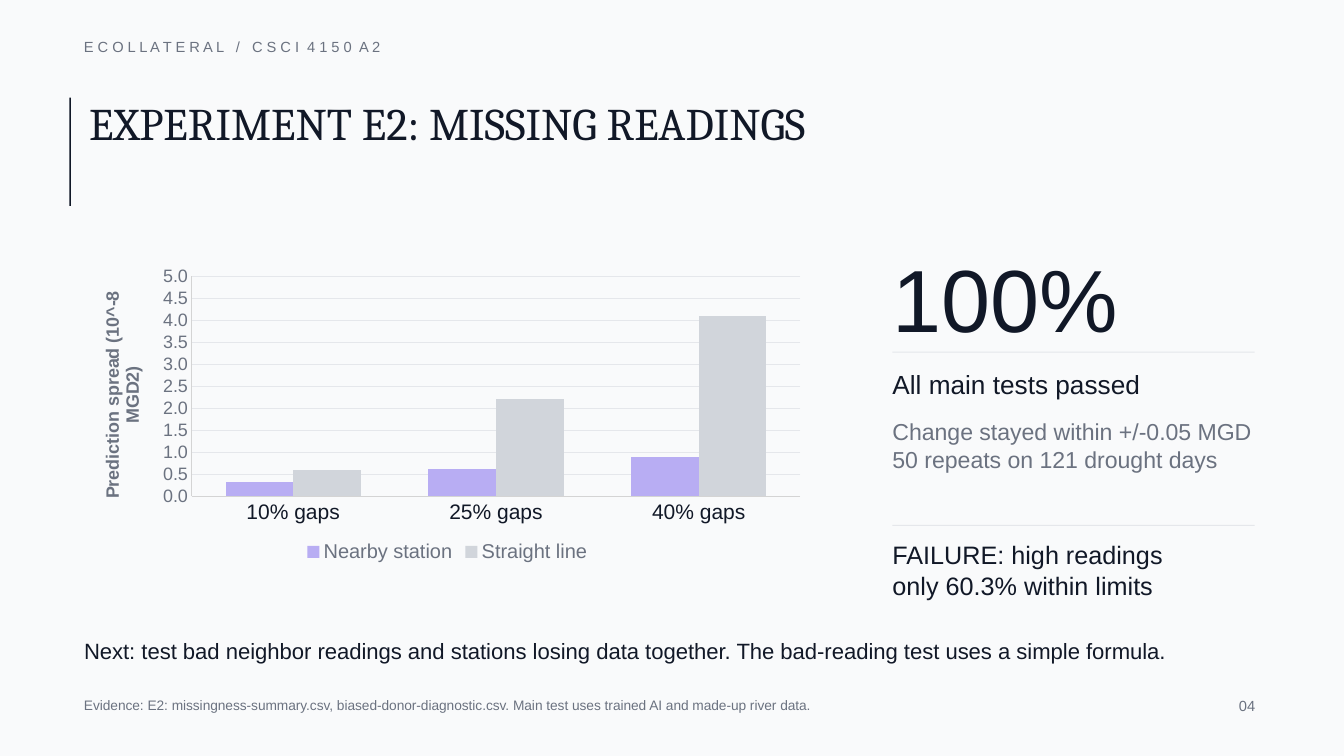
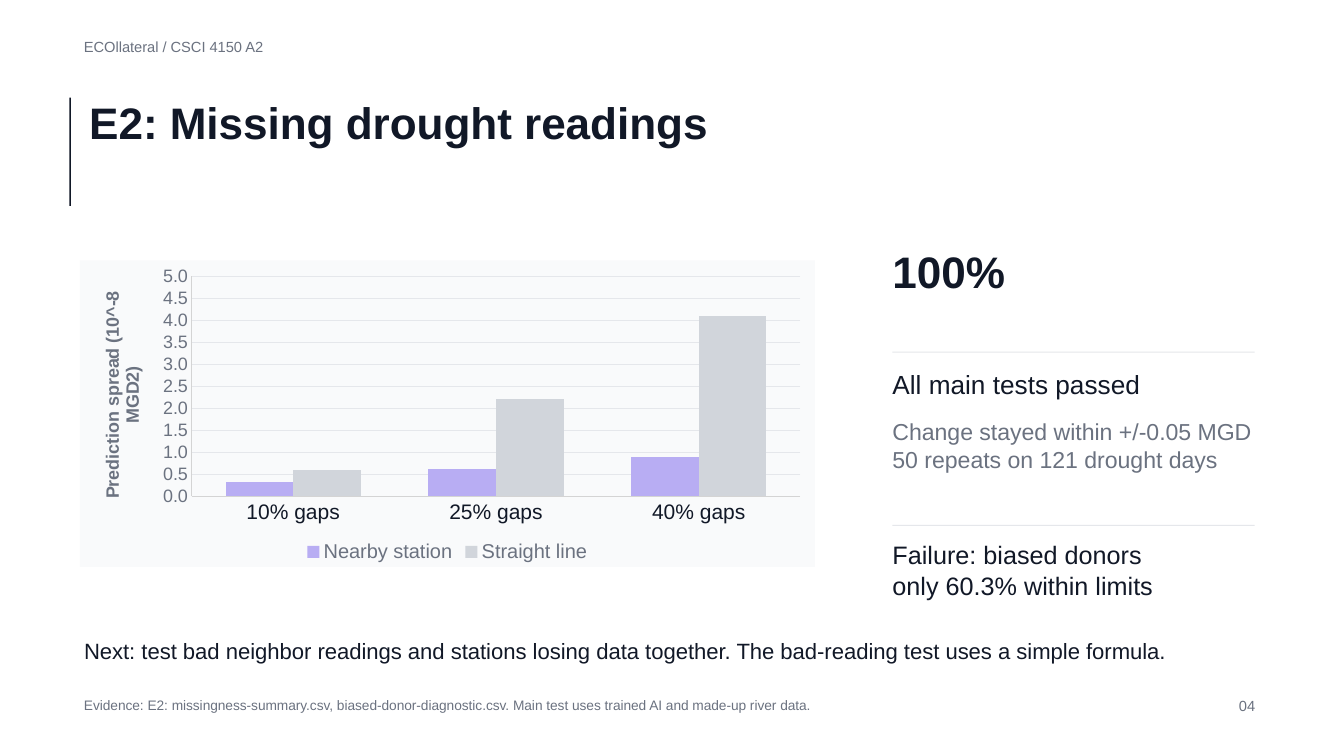
Before and after one commit to ScottLiu12/ECOllateral, a slide deck: slide 4 of docs/a2/review-slides-simplified.pptx. Drawn at 1344x756 pixels with LibreOffice and Linux fonts; fonts in the diff are those of the drawing. Boxes give left, top, right and bottom in pixels: in the first picture for what was removed or moved away, otherwise in the second. Text is boxed around its words. In the diff, an @@ line names an element or a change of style, - is before the commit and + after.

Commit message:
Simplify course reports and presentation formatting

```diff
--- a/docs/a2/review-slides-simplified.pptx
+++ b/docs/a2/review-slides-simplified.pptx
@@ background #F9FAFB to #FFFFFF @@
@@ text at (84, 41, 263, 52): text changed @@
-E C O L L A T E R A L / C S C I 4 1 5 0 A 2
+ECOllateral / CSCI 4150 A2
@@ text at (89, 107, 707, 148): text changed; size 32.2 to 31.5 pt; font Cambria to Arial; bold on @@
-EXPERIMENT E2: MISSING READINGS
+E2: Missing drought readings
@@ text "100%" at (892, 257, 1005, 289): size 63 to 31.5 pt, bold on @@
@@ text at (892, 545, 1142, 565): text changed @@
-FAILURE: high readings
+Failure: biased donors
```
Also in this commit, not shown: 5 other slides changed, 5 other files.
